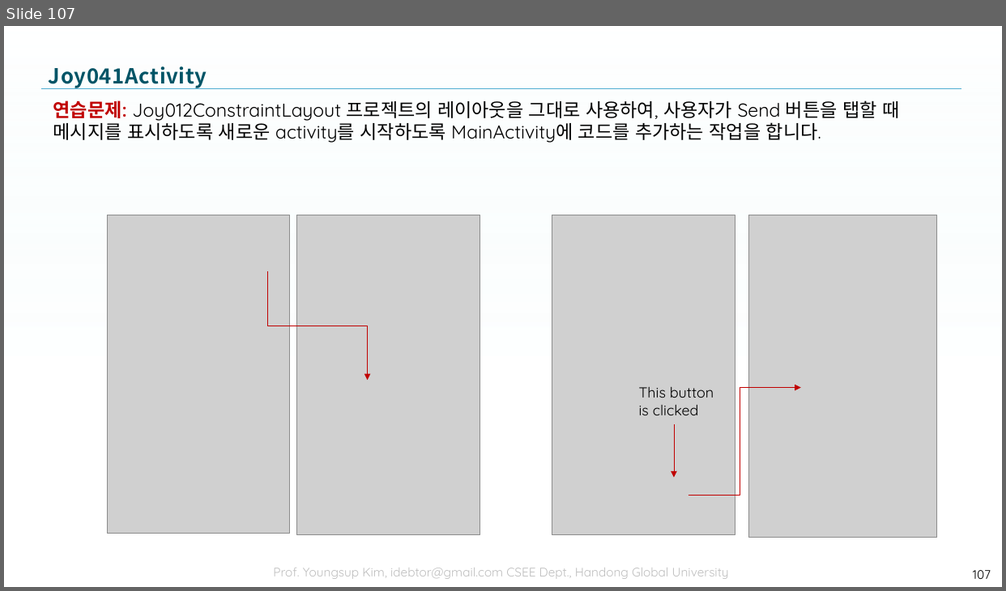
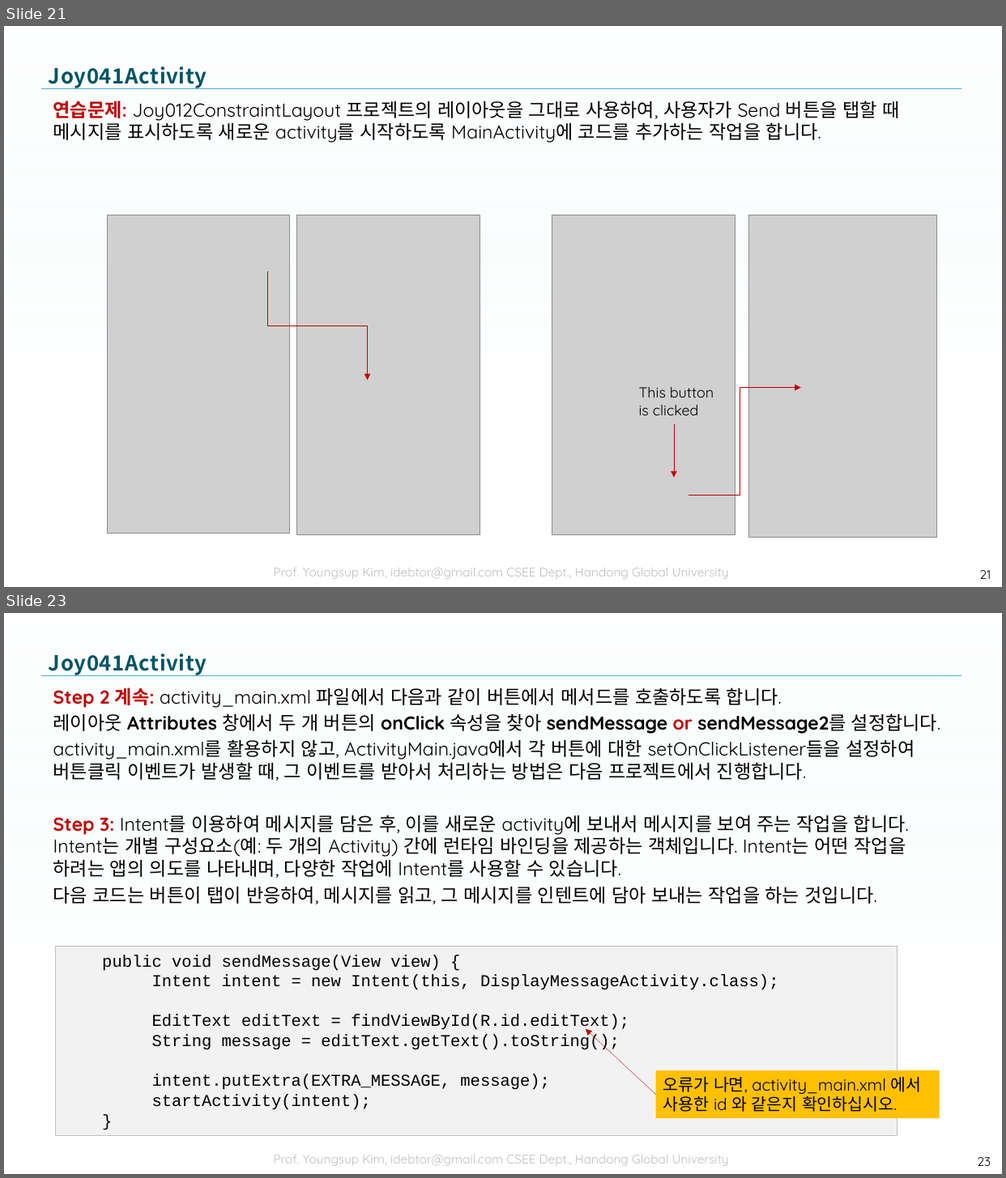
Before and after one commit to tae7841/HuStarAS, a slide deck: ppts/04Activity.pptx. Shown one above the other, each under a label of ours: slide 107 before the commit, slides 21 and 23 after it; the slides between them are not shown. The pictures are 1006x591 and 1006x1178 pixels, drawn with LibreOffice and Linux fonts; fonts in the diff are those of the drawing; grey boxes stand for pictures; background and template pictures are left out. Boxes give left, top, right and bottom in pixels: in the first picture for what was removed or moved away, otherwise in the second. Text is boxed around its words. In the diff, an @@ line names an element or a change of style, - is before the commit and + after.

```diff
--- a/ppts/04Activity.pptx
+++ b/ppts/04Activity.pptx
@@ slide 23 added at (4, 613, 1002, 1174), background picture (left out); not listed: 3 template elements that a slide beside it also shows @@
@@ title added at (49, 653, 207, 676), 20 pt, text gradient #005466 to #005061 to #003E4B, bold @@
+Joy041Activity
@@ text added at (53, 688, 940, 905), 18 pt, text #000000 @@
+Step 2 계속: activity_main.xml 파일에서 다음과 같이 버튼에서 메서드를 호출하도록 합니다.
+레이아웃 Attributes 창에서 두 개 버튼의 onClick 속성을 찾아 sendMessage or sendMessage2를 설정합니다.
+activity_main.xml를 활용하지 않고, ActivityMain.java에서 각 버튼에 대한 setOnClickListener들을 설정하여 버튼클릭 이벤트가 발생할 때, 그 이벤트를 받아서 처리하는 방법은 다음 프로젝트에서 진행합니다.
+Step 3: Intent를 이용하여 메시지를 담은 후, 이를 새로운 activity에 보내서 메시지를 보여 주는 작업을 합니다. Intent는 개별 구성요소(예: 두 개의 Activity) 간에 런타임 바인딩을 제공하는 객체입니다. Intent는 어떤 작업을 하려는 앱의 의도를 나타내며, 다양한 작업에 Intent를 사용할 수 있습니다.
+다음 코드는 버튼이 탭이 반응하여, 메시지를 읽고, 그 메시지를 인텐트에 담아 보내는 작업을 하는 것입니다.
@@ rectangle added at (55, 947, 897, 1135), fill #F2F2F2, outline #BFBFBF 0.75 pt, 16 pt, text #000000 @@
+public void sendMessage(View view) {
+Intent intent = new Intent(this, DisplayMessageActivity.class);
+EditText editText = findViewById(R.id.editText);
+String message = editText.getText().toString();
+intent.putExtra(EXTRA_MESSAGE, message);
+startActivity(intent);
+}
@@ arrow added from (656, 1095) to (586, 1029), #C00000 0.25 pt @@
@@ rectangle added at (656, 1071, 940, 1119), fill #FFC000, 16 pt, text #000000 @@
+오류가 나면, activity_main.xml 에서
+사용한 id 와 같은지 확인하십시오.
@@ page number added at (977, 1157, 991, 1166), 12 pt, text #000000 @@
+23
@@ what was slide 107 is now slide 21 @@
@@ page number at (979, 570, 991, 579): text changed @@
-107
+21
```
Also in this commit, not shown: 8 other slides added.
